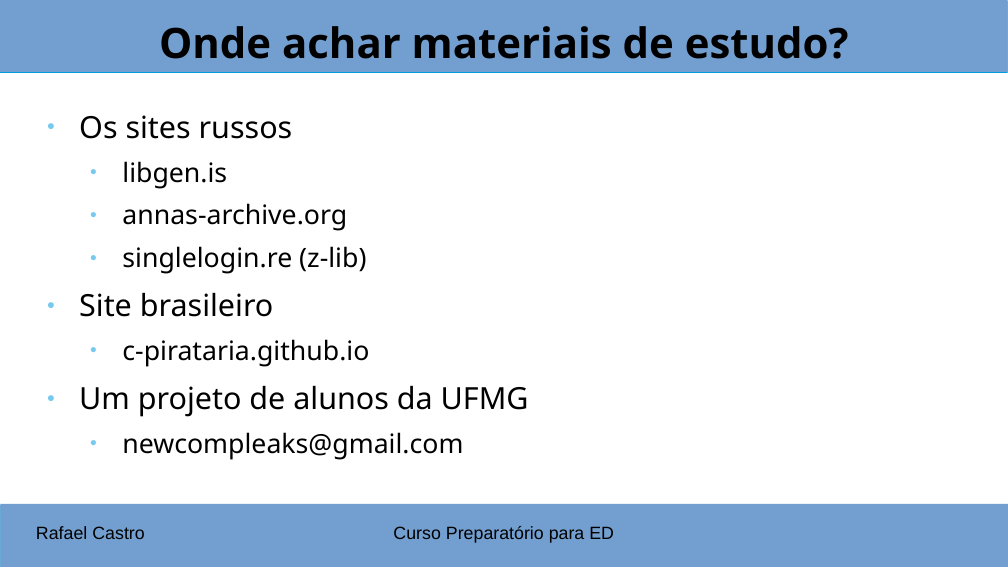
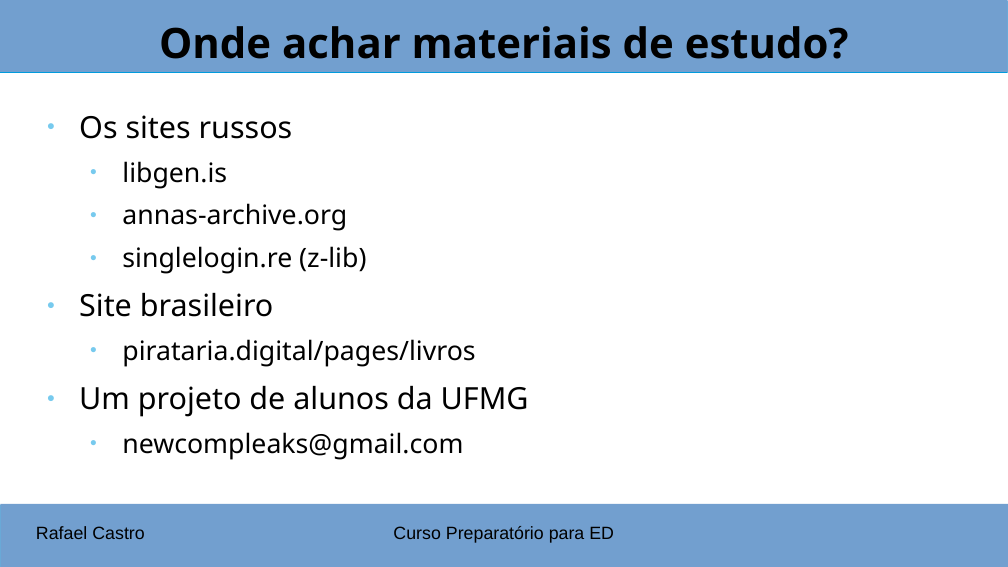
Before and after one commit to CPrepED/CPrepED.github.io, a slide deck: slide 11 of slides/01-intro.odp. Drawn at 1008x567 pixels with LibreOffice and Linux fonts; fonts in the diff are those of the drawing. Boxes give left, top, right and bottom in pixels: in the first picture for what was removed or moved away, otherwise in the second. Text is boxed around its words. In the diff, an @@ line names an element or a change of style, - is before the commit and + after.

```diff
--- a/slides/01-intro.odp
+++ b/slides/01-intro.odp
@@ text at (122,339,475,367): text changed @@
-  ● c-pirataria.github.io
+  ● pirataria.digital/pages/livros
```
Also in this commit, not shown: 1 other slide changed, 1 other file.
